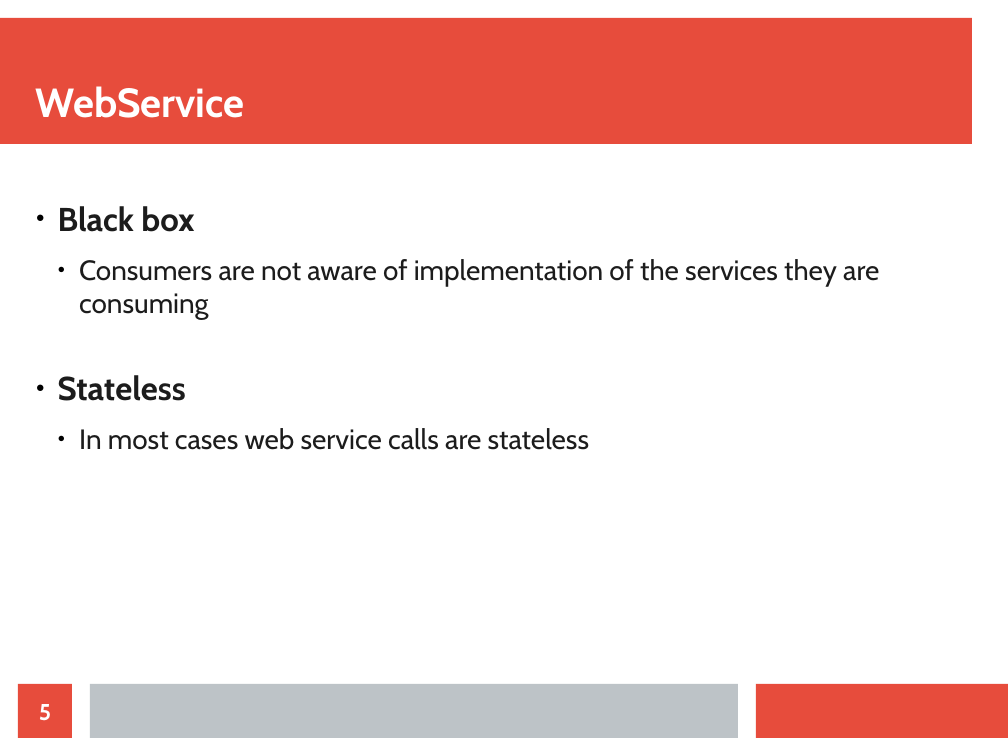
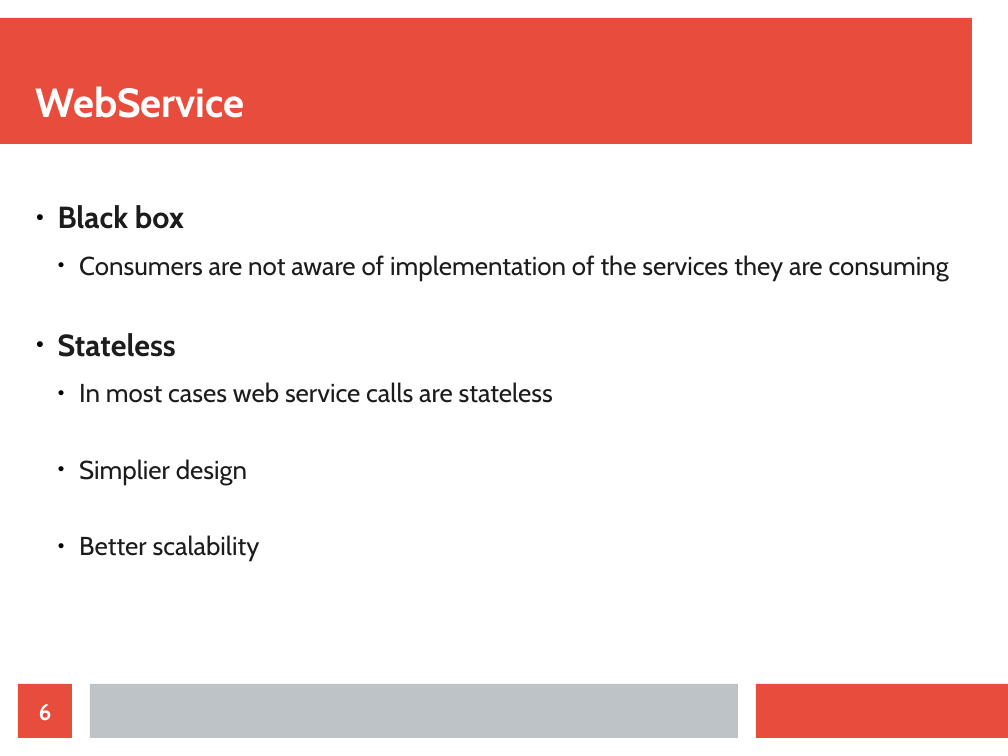
Before and after one commit to maxotta/pia-labs, a slide deck: slide 6 of lectures/ws_wsockets/ws_wsockets.odp (slide 5 before the commit). Drawn at 1008x756 pixels with LibreOffice and Linux fonts; fonts in the diff are those of the drawing. Boxes give left, top, right and bottom in pixels: in the first picture for what was removed or moved away, otherwise in the second. Text is boxed around its words. In the diff, an @@ line names an element or a change of style, - is before the commit and + after.

```diff
--- a/lectures/ws_wsockets/ws_wsockets.odp
+++ b/lectures/ws_wsockets/ws_wsockets.odp
@@ text at [58,205,949,403]: size 26 to 24.1 pt in "Black box", "Stateless"; size 22 to 20.4 pt in "Consumers are not aware of implementation of ...", "In most cases web service calls are ..." @@
@@ text at [79,459,260,561]: paragraphs added @@
+  ● Simplier design
+  ● Better scalability
@@ page number at [39,704,52,721]: text changed @@
-5
+6
```
Also in this commit, not shown: 4 other slides changed, 12 slides added.
